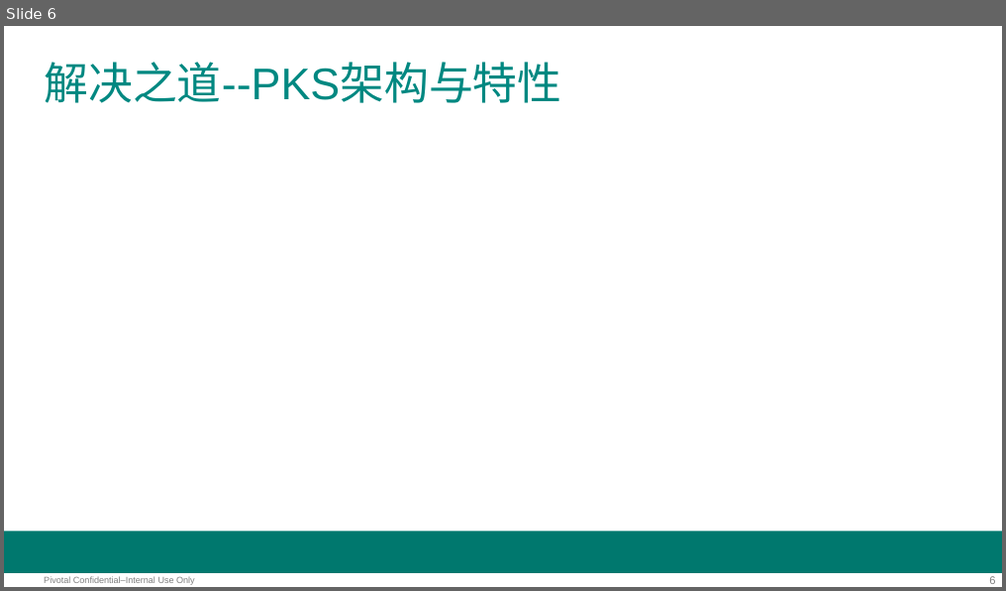
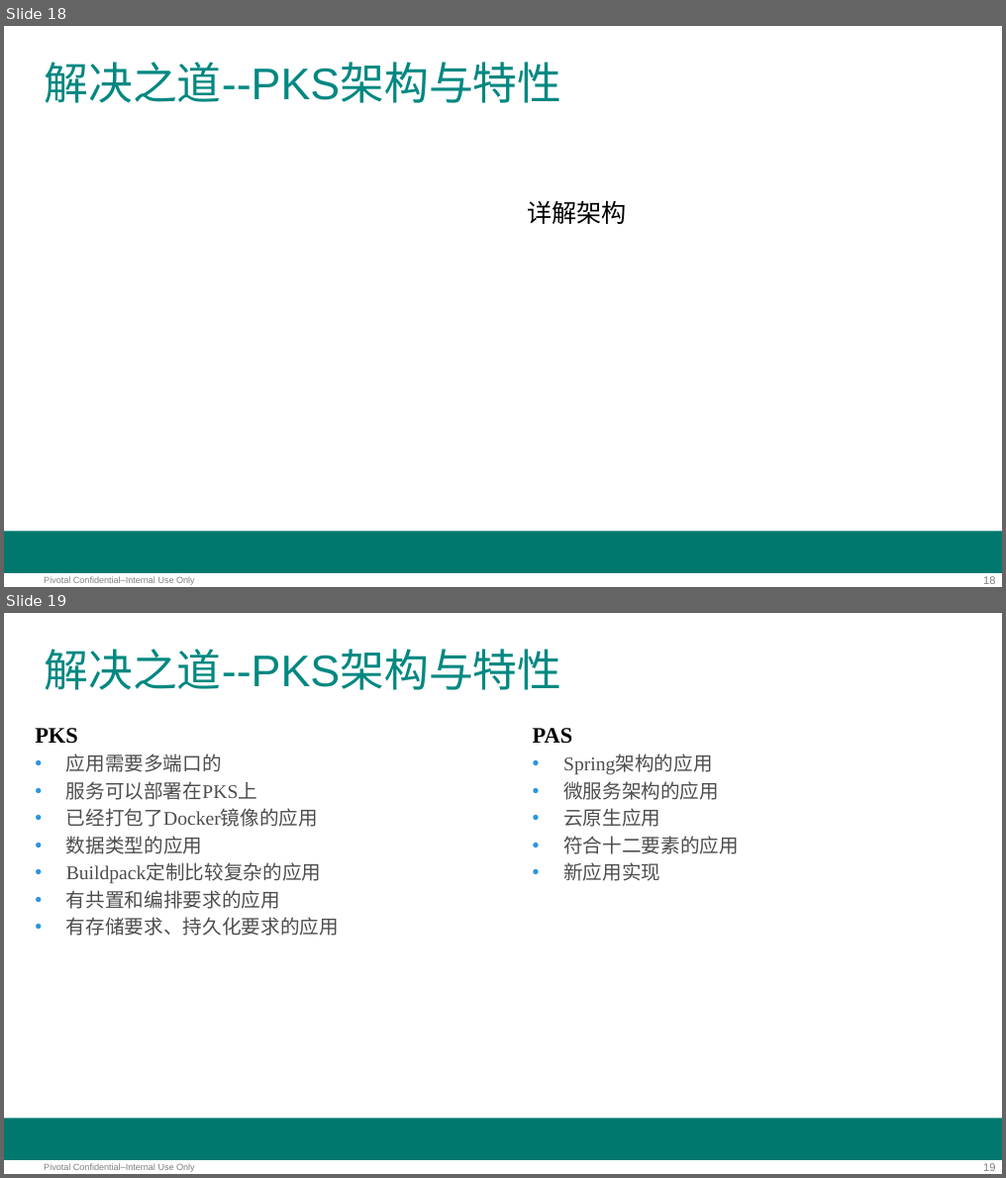
Before and after one commit to 105705362/pksworkshop, a slide deck: workshop.pptx. Shown one above the other, each under a label of ours: slide 6 before the commit, slides 18 and 19 after it. The pictures are 1006x591 and 1006x1178 pixels, drawn with LibreOffice and Linux fonts; fonts in the diff are those of the drawing; background and template pictures are left out. Boxes give left, top, right and bottom in pixels: in the first picture for what was removed or moved away, otherwise in the second. Text is boxed around its words. In the diff, an @@ line names an element or a change of style, - is before the commit and + after.

```diff
--- a/workshop.pptx
+++ b/workshop.pptx
@@ slide 19 added at box(4, 613, 1002, 1174), background #FFFFFF; not listed: 3 template elements that a slide beside it also shows @@
@@ title added at box(44, 649, 561, 690), 32 pt, text #008881 @@
+解决之道--PKS架构与特性
@@ text added at box(35, 728, 339, 936), 14 pt, text #4D4D4D @@
+PKS
+• 应用需要多端口的
+• 服务可以部署在PKS上
+• 已经打包了Docker镜像的应用
+• 数据类型的应用
+• Buildpack定制比较复杂的应用
+• 有共置和编排要求的应用
+• 有存储要求、持久化要求的应用
@@ text added at box(533, 728, 739, 881), 14 pt, text #4D4D4D @@
+PAS
+• Spring架构的应用
+• 微服务架构的应用
+• 云原生应用
+• 符合十二要素的应用
+• 新应用实现
@@ what was slide 6 is now slide 18 @@
@@ slide 18 changed as well @@
@@ text added at box(527, 200, 627, 224), 18 pt, text #000000 @@
+详解架构
@@ page number at box(983, 576, 995, 584): text changed @@
-6
+18
```
Also in this commit, not shown: 4 other slides changed, 13 other slides added.
